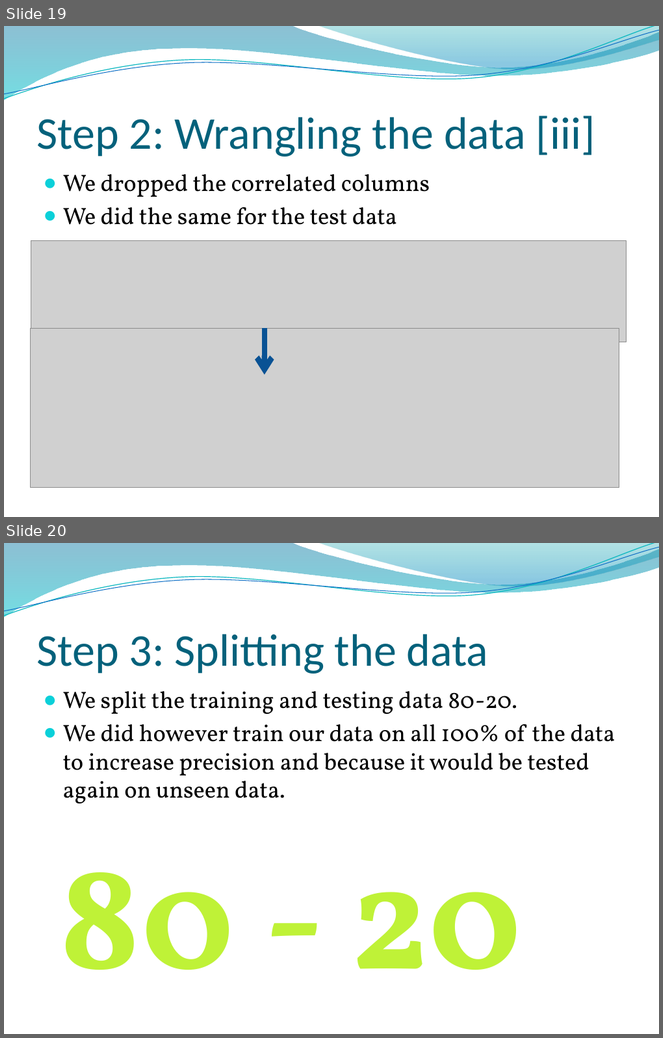
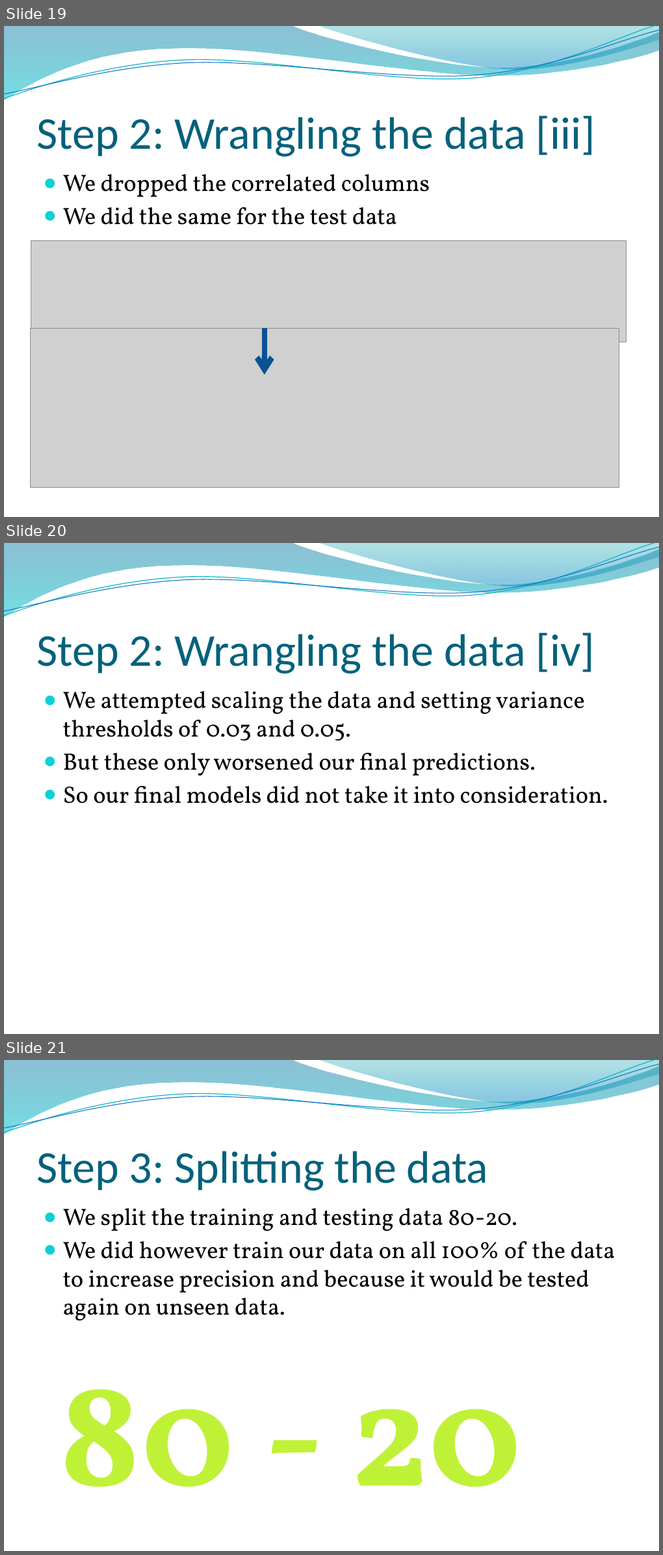
Before and after one commit to lkrump7/regression-apples-predict-api-template, a slide deck: What will the apples cost.pptx. Shown one above the other, each under a label of ours: slides 19 and 20 before the commit, slides 19, 20 and 21 after it. The pictures are 663x1038 and 663x1555 pixels, drawn with LibreOffice and Linux fonts; fonts in the diff are those of the drawing; grey boxes stand for pictures; background and template pictures are left out. Boxes give left, top, right and bottom in pixels: in the first picture for what was removed or moved away, otherwise in the second. Text is boxed around its words. In the diff, an @@ line names an element or a change of style, - is before the commit and + after.

```diff
--- a/What will the apples cost.pptx
+++ b/What will the apples cost.pptx
@@ slide 20 added at box(4, 543, 659, 1034), background picture (left out); not listed: 4 template elements that a slide beside it also shows @@
@@ title added at box(36, 633, 595, 674), 50 pt, text #04617B @@
+Step 2: Wrangling the data [iv]
@@ text added at box(63, 691, 608, 804), 26 pt, text #000000 @@
+● We attempted scaling the data and setting variance thresholds of 0.03 and 0.05.
+● But these only worsened our final predictions.
+● So our final models did not take it into consideration.
@@ what was slide 20 is now slide 21 @@
```
